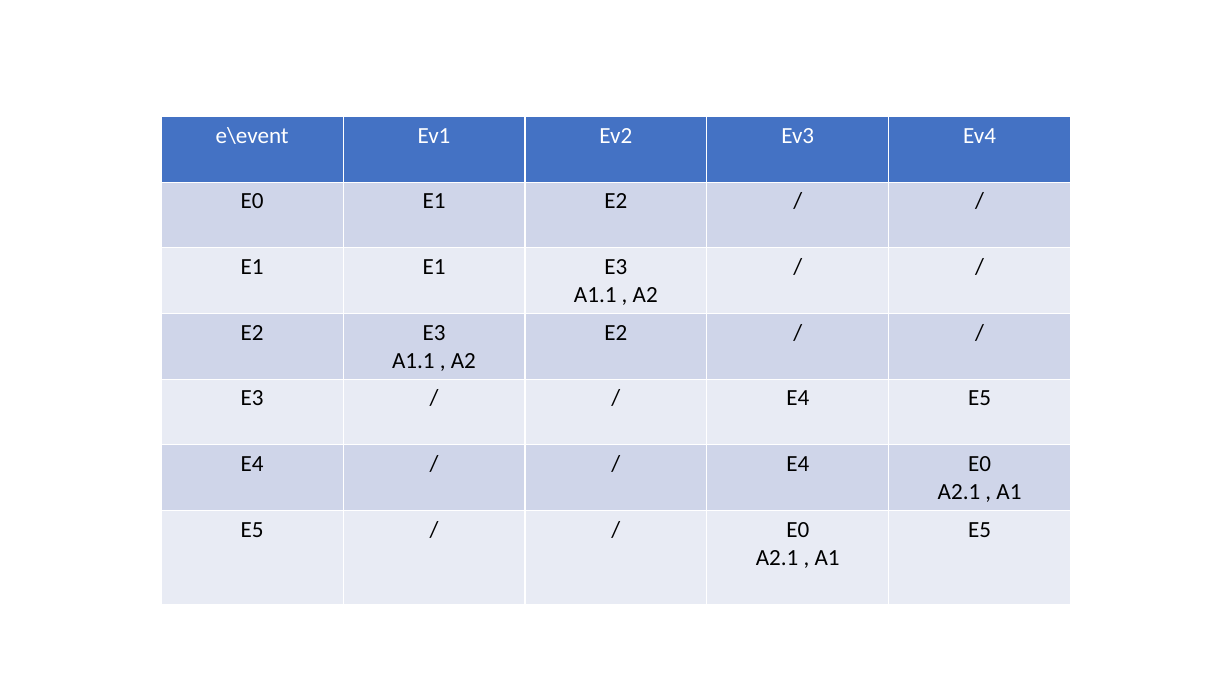
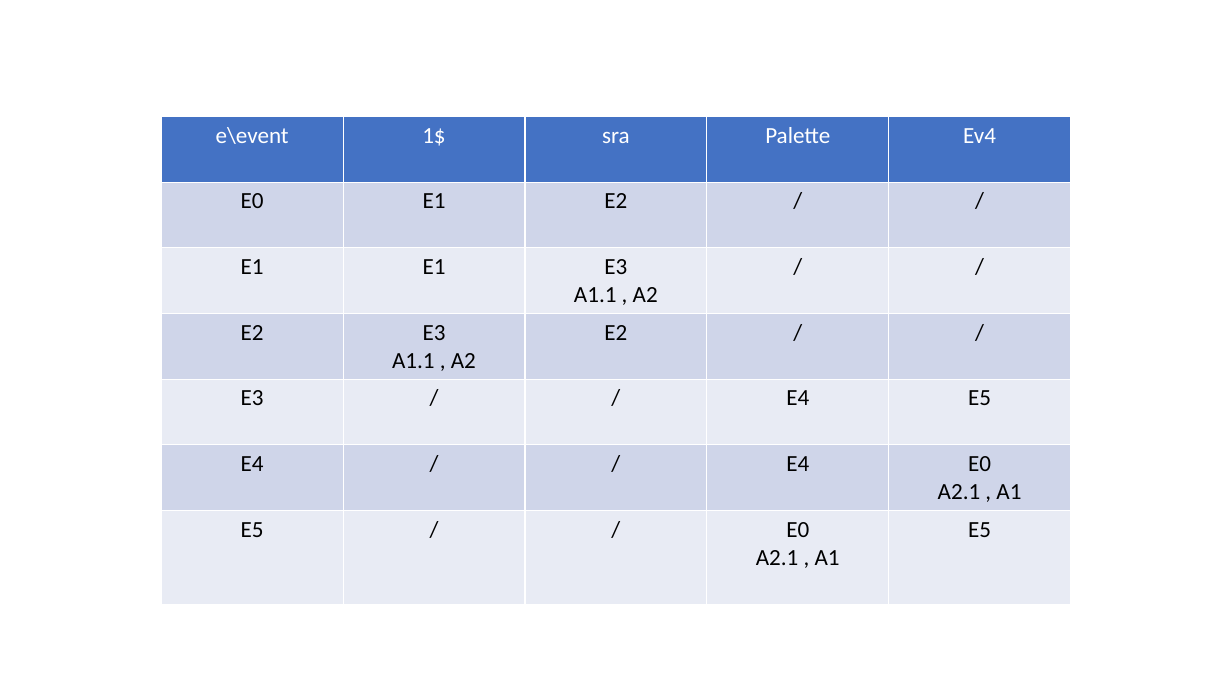
Before and after one commit to tbouete/IHM-Ivy, a slide deck: slide 3 of Concep/MachineEtat.pptx. Drawn at 1232x693 pixels with LibreOffice and Linux fonts; fonts in the diff are those of the drawing. Boxes give left, top, right and bottom in pixels: in the first picture for what was removed or moved away, otherwise in the second. Text is boxed around its words. In the diff, an @@ line names an element or a change of style, - is before the commit and + after.

```diff
--- a/Concep/MachineEtat.pptx
+++ b/Concep/MachineEtat.pptx
@@ table at [161, 116, 1071, 604] @@
-row 1: e\event | Ev1 | Ev2 | Ev3 | Ev4
+row 1: e\event | 1$ | sra | Palette | Ev4
```
Also in this commit, not shown: 1 other slide changed, 1 other file.
